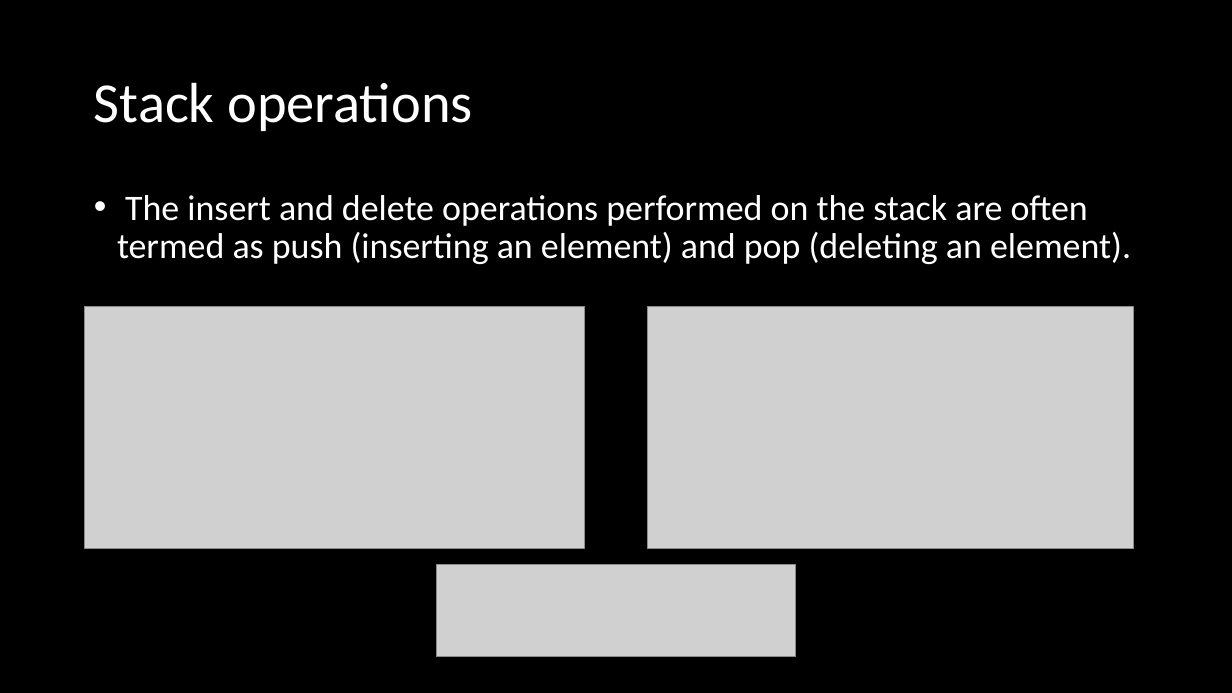
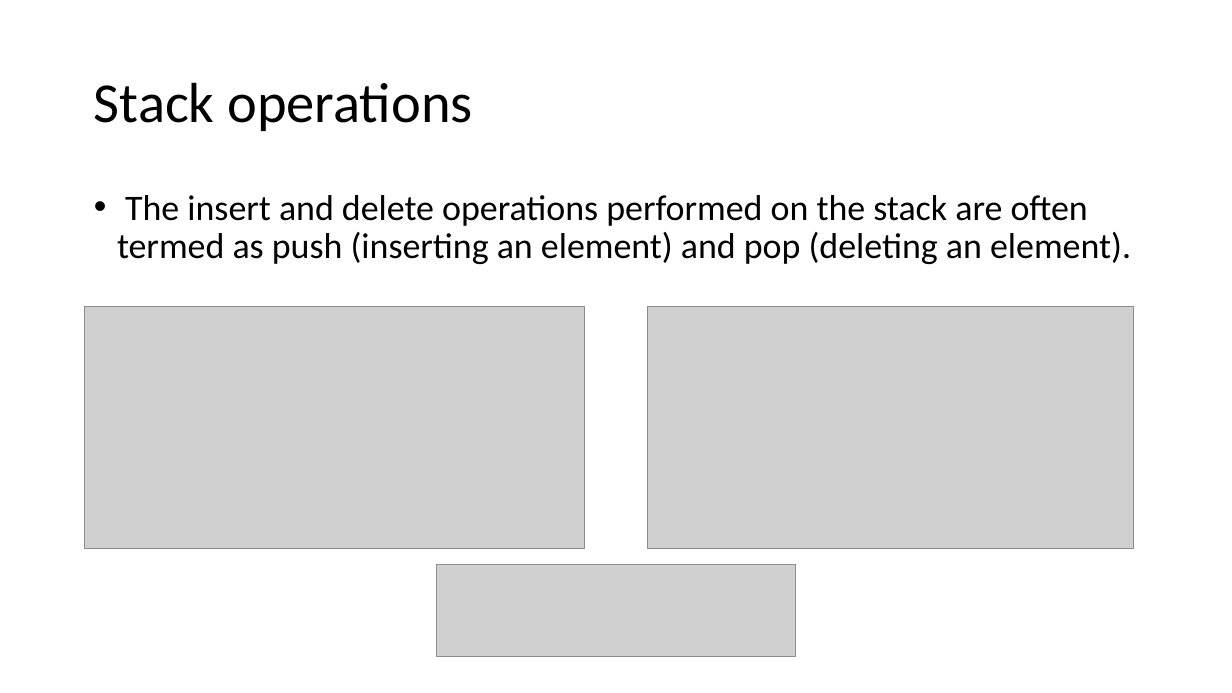
Before and after one commit to edyoda/DS290922A, a slide deck: slide 28 of DSA_Algo/Slides/Data Structure.pptx (slide 27 before the commit). Drawn at 1232x693 pixels with LibreOffice and Linux fonts; fonts in the diff are those of the drawing; grey boxes stand for pictures. Boxes give left, top, right and bottom in pixels: in the first picture for what was removed or moved away, otherwise in the second. Text is boxed around its words. In the diff, an @@ line names an element or a change of style, - is before the commit and + after.

```diff
--- a/DSA_Algo/Slides/Data Structure.pptx
+++ b/DSA_Algo/Slides/Data Structure.pptx
@@ background #000000 to #FFFFFF @@
@@ title "Stack operations" at (94, 82, 472, 131): text colour #FFFFFF to #000000 @@
@@ text "The insert and delete operations ..." at (117, 195, 1131, 264): text colour #FFFFFF to #000000 @@
```
Also in this commit, not shown: 16 other slides changed, 4 slides added, 1 slide removed, 2 other files.
